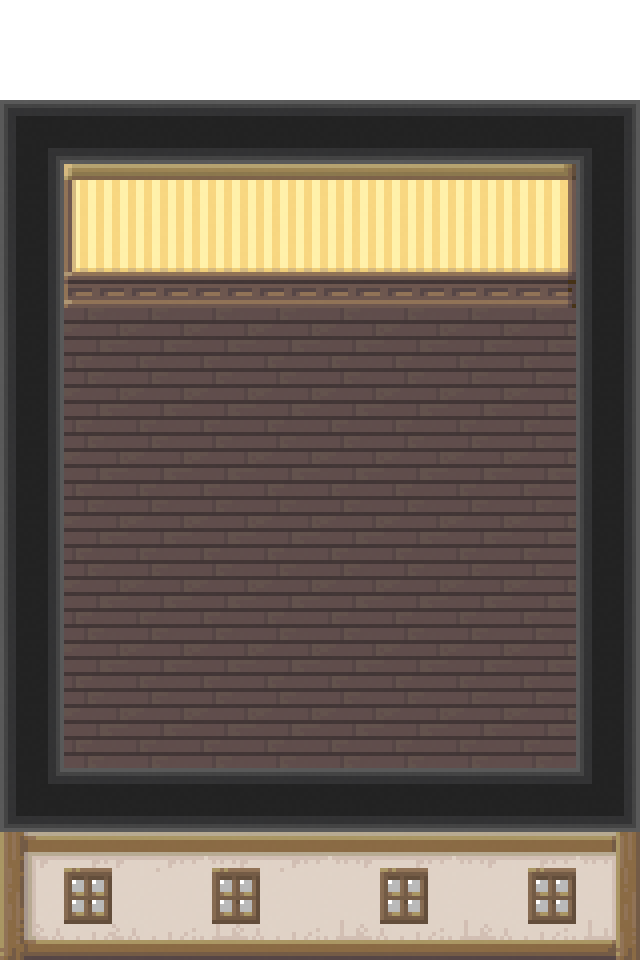
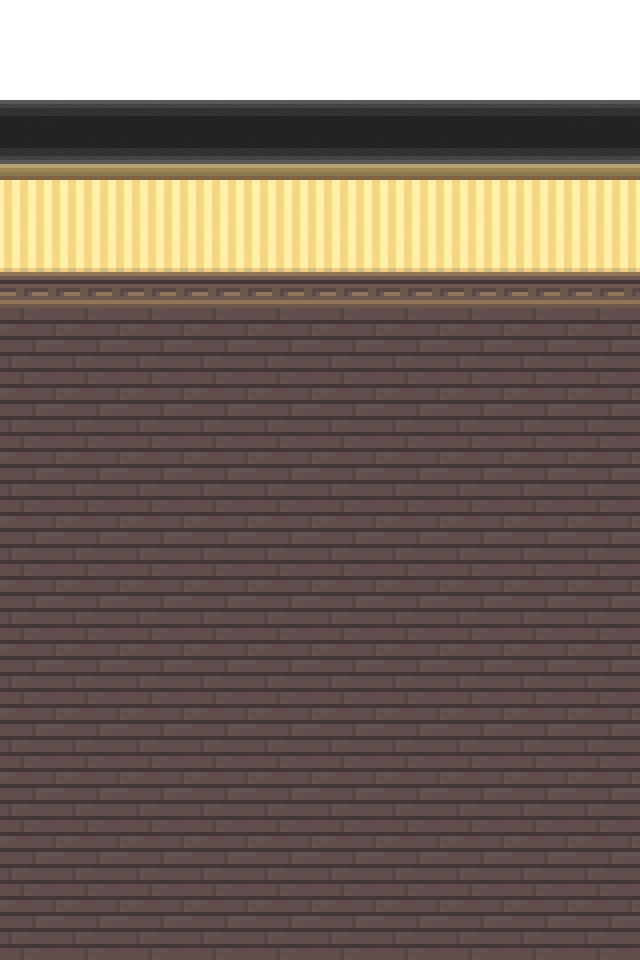
Layered file, before and after one edit (640x960). Changes by layer:
added layer "レイヤー 37" above "レイヤー 34" over (x1=0, y1=104, x2=640, y2=164)
renamed "内壁" to "レイヤー 44", painted on it over (x1=0, y1=164, x2=640, y2=308)
removed layer "床" (1st of 2) over (x1=64, y1=768, x2=576, y2=820)
renamed "外壁" to "レイヤー 42", moved it above "グループ 1", painted on it over (x1=0, y1=308, x2=640, y2=960)
removed layer "天井" over (x1=0, y1=104, x2=640, y2=832)
